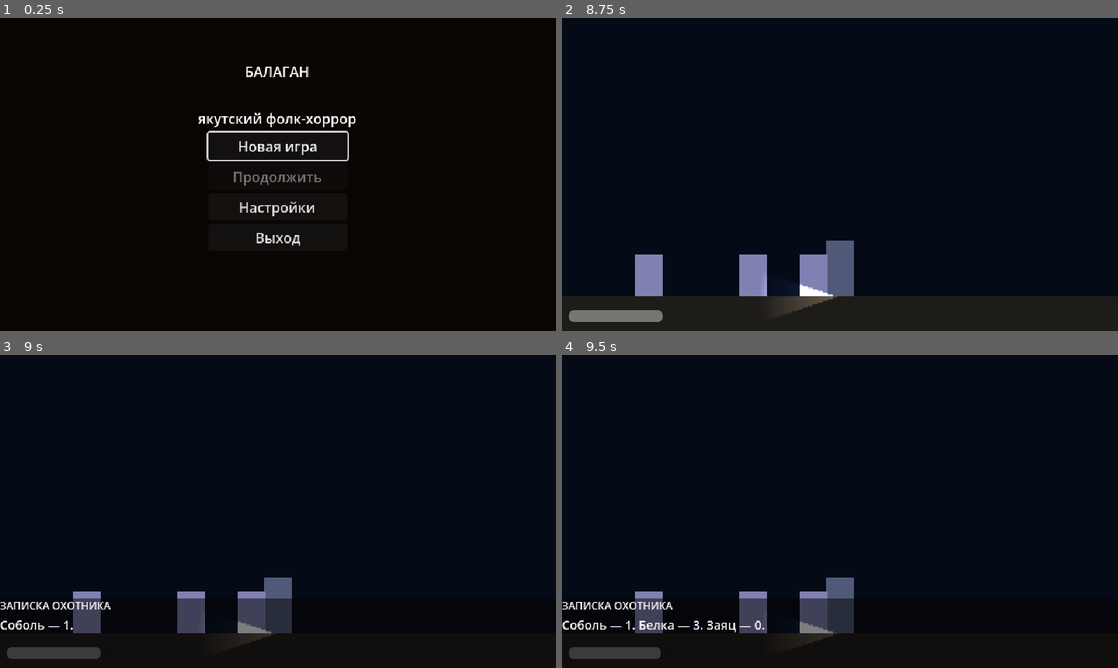
Above: before the commit, frames 1-4 (two rows, left to right).
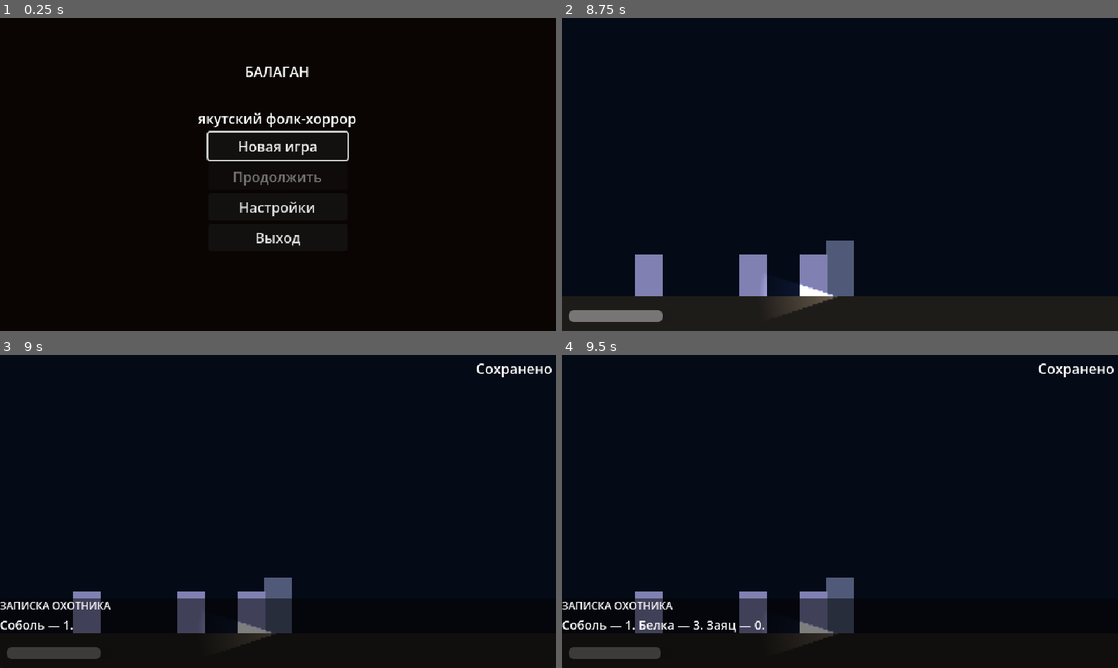
Above: after the commit, the same moments.

Repository: PNVDEVOPS/balagan_game
Game: Godot game, scene res://scenes/ui/main_menu.tscn
The game is run twice, just before and just after one commit, with the same random seed, the same clock (stepped at 60 frames per second) and the same inputs.
Inputs (mouse positions are in pixels of both pictures, inside the frame that each line leads up to):
- Up to frame 1 (0.25 s): no input
- Up to frame 2 (8.75 s): click "Новая игра" at 0.5 s; tap Enter at 1.25, 2.75, 5.75 s; move the mouse to (962, 158) at 1.27 s; hold D (move_right) 1.28-2 s; hold Space (advance_dialogue) 1.28-2 s; click (962, 158) at 1.42 s; drag from (728, 190) to (812, 237) at 2.02 s; move the mouse to (895, 105) at 2.77 s; hold A (move_left) 2.78-3.5 s; hold E (interact) 2.78-3.5 s; tap Space (advance_dialogue) at 3.5 s; drag from (812, 237) to (673, 127) at 3.52 s; move the mouse to (1006, 221) at 4.27 s; hold D (move_right) 4.28-5 s; hold Space (advance_dialogue) 4.28-5 s; drag from (673, 127) to (812, 274) at 5.02 s; move the mouse to (867, 174) at 5.77 s; hold D (move_right) 5.78-6.5 s; hold E (interact) 5.78-6.5 s; click (867, 174) at 5.92 s; drag from (756, 96) to (728, 190) at 6.52 s; move the mouse to (962, 158) at 7.27 s; hold A (move_left) 7.28-8 s; hold Space (advance_dialogue) 7.28-8 s; drag from (728, 190) to (634, 274) at 8.02 s
- Up to frame 3 (9 s): move the mouse to (333, 442) at 8.77 s; hold D (move_right) from 8.78 s (still down); hold E (interact) from 8.78 s (still down)
- Up to frame 4 (9.5 s): keep holding D (move_right); keep holding E (interact)

Frames 1-2 are identical in both runs. In frame 3, 0.2% of the frame differs, in the area x 85-100%, y 2-8%; in frame 4, 0.2%.
Error before the commit: Invalid call. Nonexistent function 'mark_note_found' in base 'Node (game_manager.gd)'. (res://scripts/rooms/room_highway_logic.gd:27)

Commit message:
feat: note tracking (GameManager.mark_note_found) + note counter in main menu

Diff:
--- a/scripts/autoload/game_manager.gd
+++ b/scripts/autoload/game_manager.gd
@@ -3,8 +3,11 @@
 signal room_changed(room_id: String)
 signal artifact_collected(artifact_id: String)
 
+const TOTAL_NOTES: int = 18
+
 var current_room: String = "main_hall"
 var artifacts_collected: Array[String] = []
+var notes_found: Array[String] = []
 var room_graph: Dictionary = {}
 var transition_count: int = 0
 var is_transitioning: bool = false
@@ -121,6 +124,11 @@
 		artifacts_collected.append(artifact_id)
 		artifact_collected.emit(artifact_id)
 
+func mark_note_found(note_id: String) -> void:
+	if not notes_found.has(note_id):
+		notes_found.append(note_id)
+		SaveManager.autosave()
+
 func _on_artifact_collected(_artifact_id: String) -> void:
 	loop_state = artifacts_collected.size()
 	SaveManager.autosave()
--- a/scripts/ui/main_menu.gd
+++ b/scripts/ui/main_menu.gd
@@ -2,11 +2,18 @@
 
 func _ready() -> void:
 	$Buttons/ContinueBtn.disabled = not SaveManager.has_save()
+	_update_note_counter()
 	$Buttons/NewGameBtn.pressed.connect(_on_new_game_pressed)
 	$Buttons/ContinueBtn.pressed.connect(_on_continue_pressed)
 	$Buttons/SettingsBtn.pressed.connect(_on_settings_pressed)
 	$Buttons/QuitBtn.pressed.connect(_on_quit_pressed)
 	$Buttons/NewGameBtn.grab_focus()
+
+func _update_note_counter() -> void:
+	var label := get_node_or_null("NoteCounterLabel")
+	if label:
+		var count: int = GameManager.notes_found.size()
+		label.text = "Записки: %d / %d" % [count, GameManager.TOTAL_NOTES]
 
 func _on_new_game_pressed() -> void:
 	_disable_buttons()
